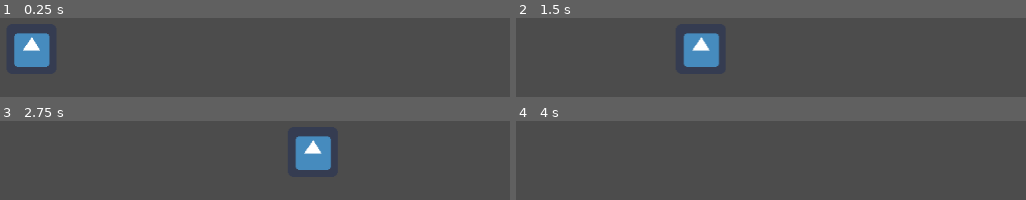
Above: before the commit, frames 1-4 (two rows, left to right).
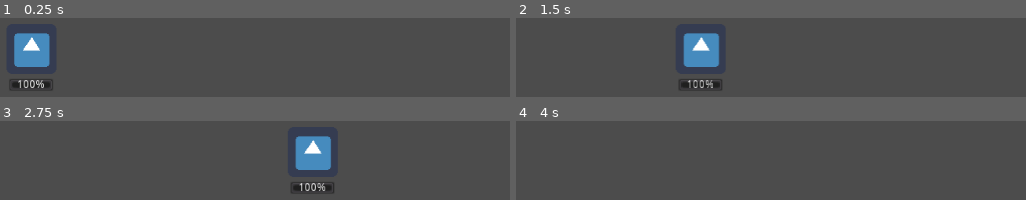
Above: after the commit, the same moments.

Repository: moisesjbc/games-factory-jam-8
Game: Godot game, scene res://player.tscn
Same seed, same stepped clock (60 frames per second), same inputs: the game is played once before the commit and once after it. The engine's default icon, where the game draws it, is replaced by a stand-in: a white triangle on a blue panel in a dark square.
Inputs:
- Up to frame 1 (0.25 s): no input
- Up to frame 2 (1.5 s): tap Enter at 0.5 s; hold Right (ui_right) 0.53-1.28 s; hold Left (ui_left) from 1.28 s (still down)
- Up to frame 3 (2.75 s): release Left (ui_left) at 2.03 s; hold Right (ui_right) from 2.03 s (still down)
- Up to frame 4 (4 s): release Right (ui_right) at 3.53 s; hold Left (ui_left) from 3.53 s (still down)

The runs differ from the first frame. In frame 1, 0.7% of the frame differs, in the area x 1-11%, y 77-92%; in frame 2, 0.7%; in frame 3, 0.7%, in the area x 57-66%, y 77-92%; in frame 4, nothing differs.

Commit message:
Added energy waste to player movement

Diff:
--- a/godot-project/player.tscn
+++ b/godot-project/player.tscn
@@ -27,7 +27,33 @@
 script = ExtResource( 1 )
 _sections_unfolded = [ "Transform" ]
 impulse = 500
+movement_energy_cost = 0.5
 
 [node name="Sprite" type="Sprite" parent="." index="0"]
 
 texture = ExtResource( 2 )
+
+[node name="energy_bar" type="ProgressBar" parent="." index="1"]
+
+anchor_left = 0.0
+anchor_top = 0.0
+anchor_right = 0.0
+anchor_bottom = 0.0
+margin_left = -29.0
+margin_top = 38.0
+margin_right = 28.0
+margin_bottom = 54.0
+rect_pivot_offset = Vector2( 0, 0 )
+rect_clip_content = false
+mouse_filter = 0
+mouse_default_cursor_shape = 0
+size_flags_horizontal = 1
+size_flags_vertical = 0
+min_value = 0.0
+max_value = 100.0
+step = 1.0
+page = 0.0
+value = 100.0
+exp_edit = false
+rounded = false
+percent_visible = true
--- a/godot-project/scripts/player.gd
+++ b/godot-project/scripts/player.gd
@@ -5,19 +5,21 @@
 # var b = "textvar"
 
 export (int) var impulse = 500;
+export (float) var movement_energy_cost = 0.5;
 
 func _ready():
 	# Called when the node is added to the scene for the first time.
 	# Initialization here
 	pass
 
-#func _process(delta):
-#	# Called every frame. Delta is time since last frame.
-#	# Update game logic here.
-
 func _physics_process(delta):
 	var offset = Vector2(0.0, 0.0)
+	var direction = 0.0
 	if Input.is_action_pressed("ui_left"):
-		apply_impulse(offset, Vector2(-1.0 * impulse * delta, 0.0))
-	if Input.is_action_pressed("ui_right"):
-		apply_impulse(offset, Vector2(1.0 * impulse * delta, 0.0))
+		direction = -1.0
+	elif Input.is_action_pressed("ui_right"):
+		direction = 1.0
+
+	if direction != 0.0 and $energy_bar.value >= movement_energy_cost:
+		apply_impulse(offset, Vector2(direction * impulse * delta, 0.0))
+		$energy_bar.value -= movement_energy_cost
